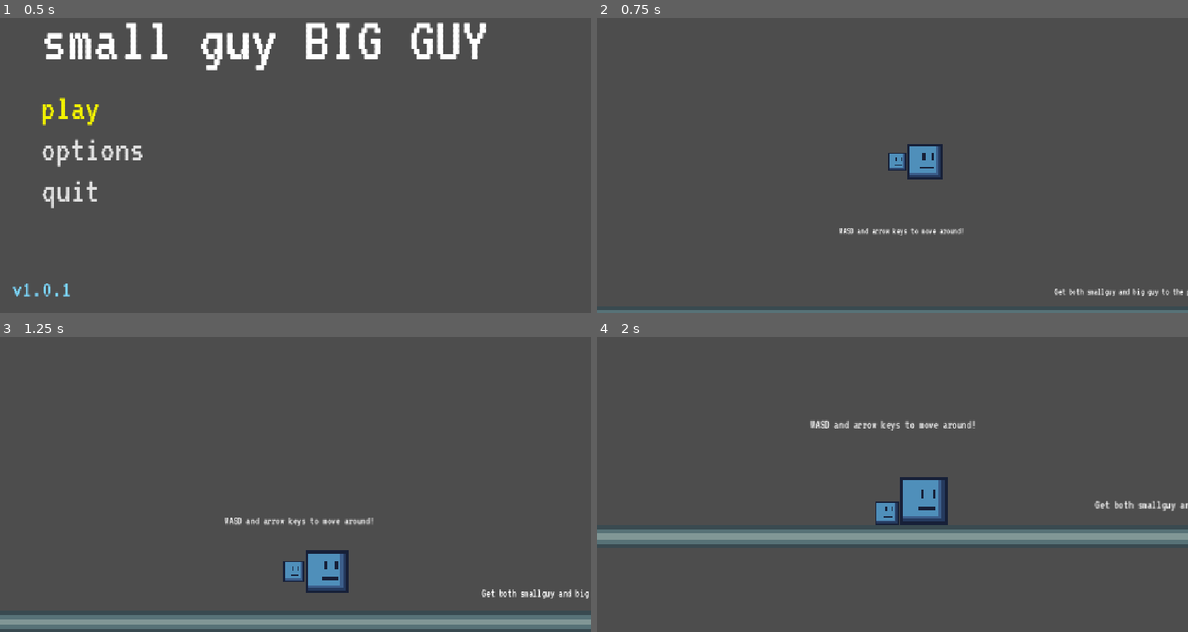
Above: before the commit, frames 1-4 (two rows, left to right).
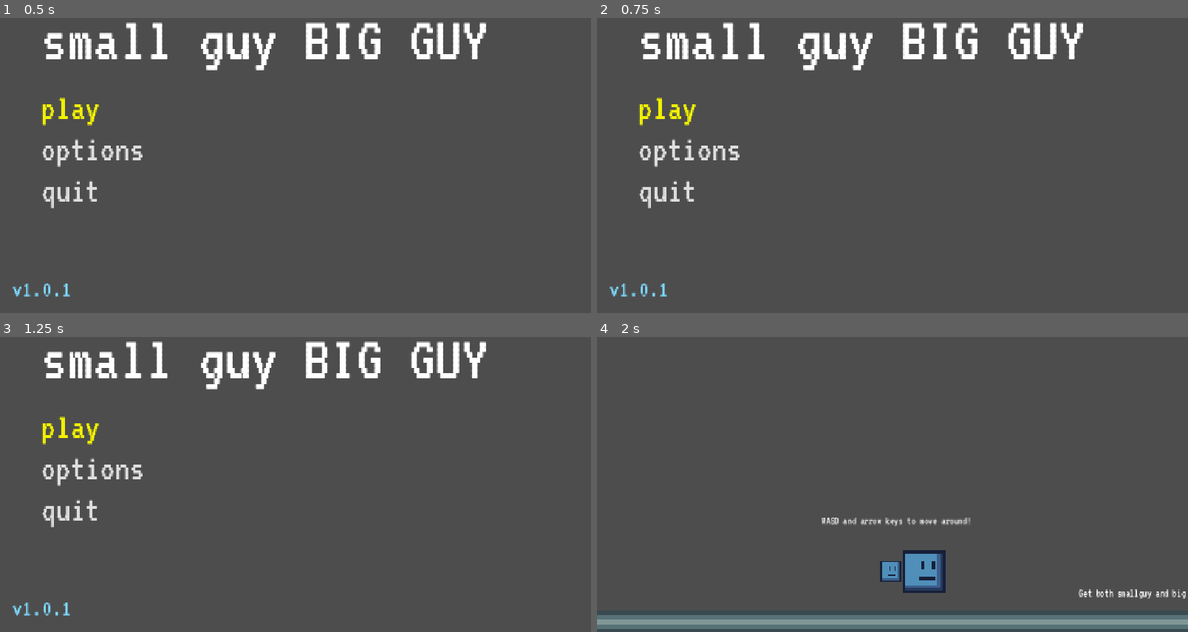
Above: after the commit, the same moments.

Repository: itstntcraft123/small-guy-big-guy
Game: Godot game, scene res://scenes/main_menu.tscn
Same seed, same stepped clock (60 frames per second), same inputs: the game is played once before the commit and once after it.
Inputs (mouse positions are in pixels of both pictures, inside the frame that each line leads up to):
- Up to frame 1 (0.5 s): no input
- Up to frame 2 (0.75 s): click "play" at 0.5 s
- Up to frame 3 (1.25 s): no input
- Up to frame 4 (2 s): click (667, 425) at 1.25 s, where only the run after the commit has a clickable "play"

Frame 1 is identical in both runs. In frame 2, 6.9% of the frame differs, in the area x 0-100%, y 1-100%; in frame 3, 11%; in frame 4, 14%, in the area x 0-100%, y 28-99%.

Commit message:
automatically set container sizing instead of manually sizing buttons also add pointer cursor when hovering buttons

Diff:
--- a/scenes/debug_menu.tscn
+++ b/scenes/debug_menu.tscn
@@ -25,7 +25,6 @@
 layout_mode = 2
 
 [node name="FPSCounter" type="Button" parent="VBoxContainer/SelectMenu" unique_id=1568388223]
-custom_maximum_size = Vector2(500, -1)
 layout_mode = 2
 theme_type_variation = &"ToggleButton"
 toggle_mode = true
@@ -33,7 +32,6 @@
 alignment = 0
 
 [node name="TPSCounter" type="Button" parent="VBoxContainer/SelectMenu" unique_id=1793952085]
-custom_maximum_size = Vector2(700, -1)
 layout_mode = 2
 theme_type_variation = &"ToggleButton"
 toggle_mode = true
@@ -41,7 +39,6 @@
 alignment = 0
 
 [node name="SaveIndicator" type="Button" parent="VBoxContainer/SelectMenu" unique_id=933645393]
-custom_maximum_size = Vector2(700, -1)
 layout_mode = 2
 theme_type_variation = &"ToggleButton"
 toggle_mode = true
@@ -49,7 +46,6 @@
 alignment = 0
 
 [node name="Back" type="Button" parent="VBoxContainer/SelectMenu" unique_id=56632280]
-custom_maximum_size = Vector2(250, -1)
 layout_mode = 2
 text = "back"
 alignment = 0
--- a/scenes/game_menu.tscn
+++ b/scenes/game_menu.tscn
@@ -46,31 +46,26 @@
 layout_mode = 2
 
 [node name="BackToGame" type="Button" parent="MarginContainer/VBoxContainer/SelectMenu" unique_id=1816989968]
-custom_maximum_size = Vector2(400, -1)
 layout_mode = 2
 text = "back to game"
 alignment = 0
 
 [node name="Restart" type="Button" parent="MarginContainer/VBoxContainer/SelectMenu" unique_id=1945219680]
-custom_maximum_size = Vector2(400, -1)
 layout_mode = 2
 text = "restart"
 alignment = 0
 
 [node name="Reset" type="Button" parent="MarginContainer/VBoxContainer/SelectMenu" unique_id=142398735]
-custom_maximum_size = Vector2(500, -1)
 layout_mode = 2
 text = "reset entire save"
 alignment = 0
 
 [node name="Options" type="Button" parent="MarginContainer/VBoxContainer/SelectMenu" unique_id=510593866]
-custom_maximum_size = Vector2(250, -1)
 layout_mode = 2
 text = "options"
 alignment = 0
 
 [node name="Quit" type="Button" parent="MarginContainer/VBoxContainer/SelectMenu" unique_id=1672113681]
-custom_maximum_size = Vector2(400, -1)
 layout_mode = 2
 text = "quit to menu"
 alignment = 0
--- a/scenes/main_menu.tscn
+++ b/scenes/main_menu.tscn
@@ -37,19 +37,16 @@
 layout_mode = 2
 
 [node name="Play" type="Button" parent="MarginContainer/VBoxContainer/SelectMenu" unique_id=207298543]
-custom_maximum_size = Vector2(150, -1)
 layout_mode = 2
 text = "play"
 alignment = 0
 
 [node name="Options" type="Button" parent="MarginContainer/VBoxContainer/SelectMenu" unique_id=1028601492]
-custom_maximum_size = Vector2(250, -1)
 layout_mode = 2
 text = "options"
 alignment = 0
 
 [node name="Quit" type="Button" parent="MarginContainer/VBoxContainer/SelectMenu" unique_id=735927723]
-custom_maximum_size = Vector2(150, -1)
 layout_mode = 2
 text = "quit"
 alignment = 0
--- a/scenes/options_menu.tscn
+++ b/scenes/options_menu.tscn
@@ -43,7 +43,6 @@
 layout_mode = 2
 
 [node name="Fullscreen" type="Button" parent="MarginContainer/VBoxContainer/ScrollContainer/SelectMenu" unique_id=531943641]
-custom_maximum_size = Vector2(500, -1)
 layout_mode = 2
 theme_type_variation = &"ToggleButton"
 toggle_mode = true
@@ -51,7 +50,6 @@
 alignment = 0
 
 [node name="Vsync" type="Button" parent="MarginContainer/VBoxContainer/ScrollContainer/SelectMenu" unique_id=271709814]
-custom_maximum_size = Vector2(500, -1)
 layout_mode = 2
 theme_type_variation = &"ToggleButton"
 toggle_mode = true
@@ -59,7 +57,6 @@
 alignment = 0
 
 [node name="RestartKey" type="Button" parent="MarginContainer/VBoxContainer/ScrollContainer/SelectMenu" unique_id=1939248948]
-custom_maximum_size = Vector2(500, -1)
 layout_mode = 2
 theme_type_variation = &"ToggleButton"
 toggle_mode = true
@@ -67,13 +64,11 @@
 alignment = 0
 
 [node name="Debug" type="Button" parent="MarginContainer/VBoxContainer/ScrollContainer/SelectMenu" unique_id=1568388223]
-custom_maximum_size = Vector2(500, -1)
 layout_mode = 2
 text = "debug options"
 alignment = 0
 
 [node name="Source" type="LinkButton" parent="MarginContainer/VBoxContainer/ScrollContainer/SelectMenu" unique_id=1854103576]
-custom_maximum_size = Vector2(500, -1)
 layout_mode = 2
 focus_mode = 2
 text = "view source"
@@ -81,7 +76,6 @@
 uri = "https://github.com/itstntcraft123/small-guy-big-guy"
 
 [node name="Back" type="Button" parent="MarginContainer/VBoxContainer/ScrollContainer/SelectMenu" unique_id=56632280]
-custom_maximum_size = Vector2(250, -1)
 layout_mode = 2
 text = "back"
 alignment = 0
--- a/scripts/options_menu.gd
+++ b/scripts/options_menu.gd
@@ -61,6 +61,8 @@
 			item.add_theme_color_override("font_pressed_color", item.get_theme_color("font_hover_pressed_color"))
 		else:
 			item.remove_theme_color_override("font_pressed_color")
+	if item is LinkButton:
+		item.underline = LinkButton.UNDERLINE_MODE_ALWAYS if focus else LinkButton.UNDERLINE_MODE_NEVER
 
 func unhide() -> void:
 	$MarginContainer.show()
--- a/scripts/select_menu.gd
+++ b/scripts/select_menu.gd
@@ -8,6 +8,8 @@
 	if event is InputEventMouseMotion:
 		for child in get_children():
 			if (child is Button or child is LinkButton) and child == get_viewport().gui_get_hovered_control():
+				child.size_flags_horizontal = Control.SIZE_SHRINK_BEGIN
+				child.mouse_default_cursor_shape = Control.CURSOR_POINTING_HAND
 				child.grab_focus()
 
 func _ready() -> void:
